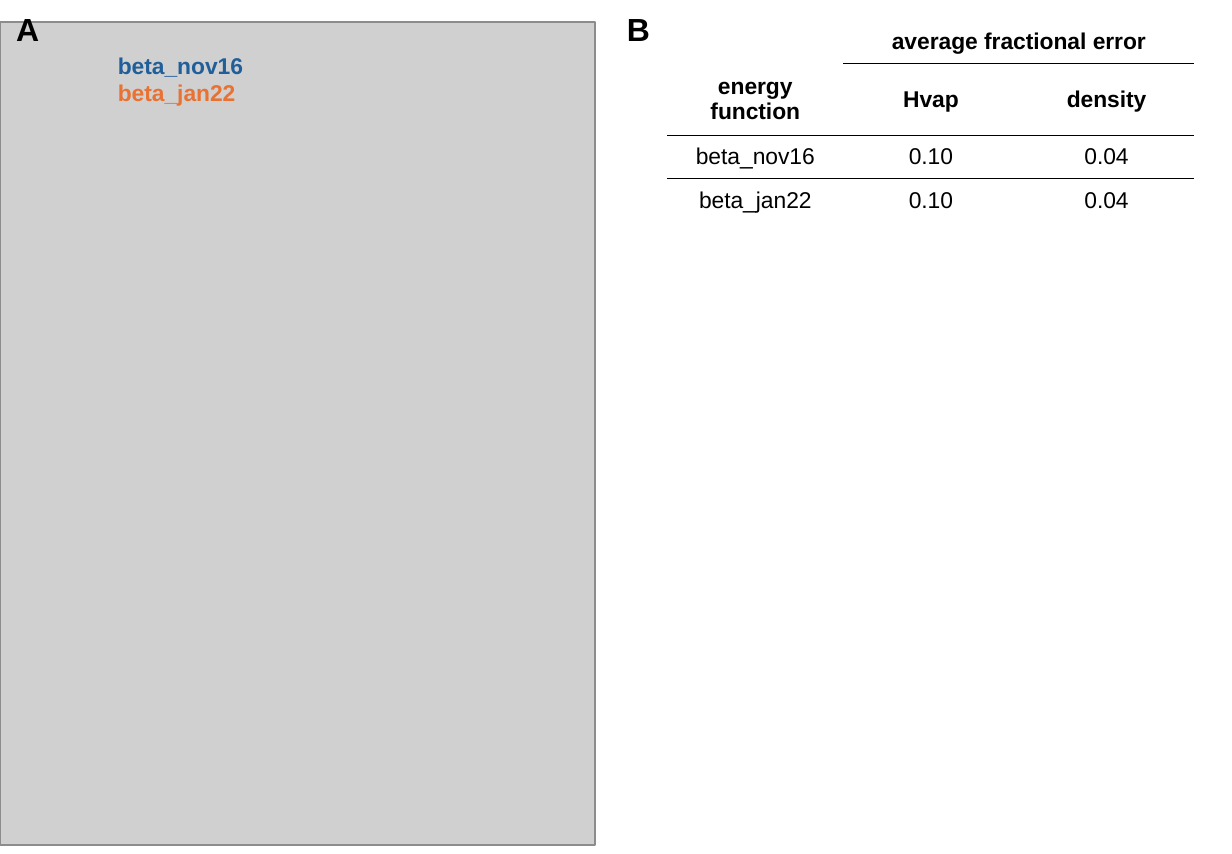
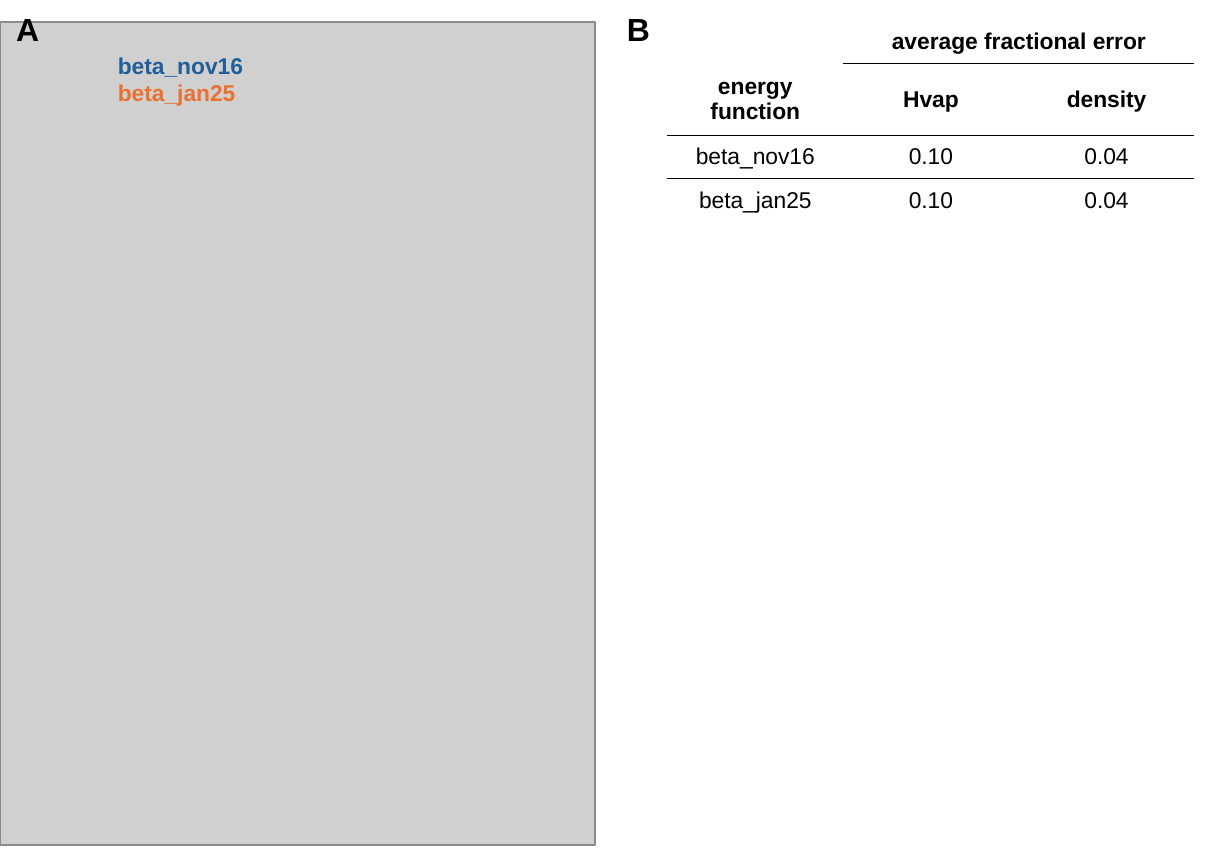
Before and after one commit to Haddox/design_guided_optE, a slide deck: slide 1 of figures/liquid_sim_supp.pptx. Drawn at 1232x854 pixels with LibreOffice and Linux fonts; fonts in the diff are those of the drawing; grey boxes stand for pictures. Boxes give left, top, right and bottom in pixels: in the first picture for what was removed or moved away, otherwise in the second. Text is boxed around its words. In the diff, an @@ line names an element or a change of style, - is before the commit and + after.

Commit message:
Update figures with beta_jan25

```diff
--- a/figures/liquid_sim_supp.pptx
+++ b/figures/liquid_sim_supp.pptx
@@ table at [667,20,1194,222] @@
-row 4, column 1: beta_jan22
+row 4, column 1: beta_jan25
@@ text at [118,84,236,106]: text changed @@
-beta_jan22
+beta_jan25
```
Also in this commit, not shown: 8 other files.
